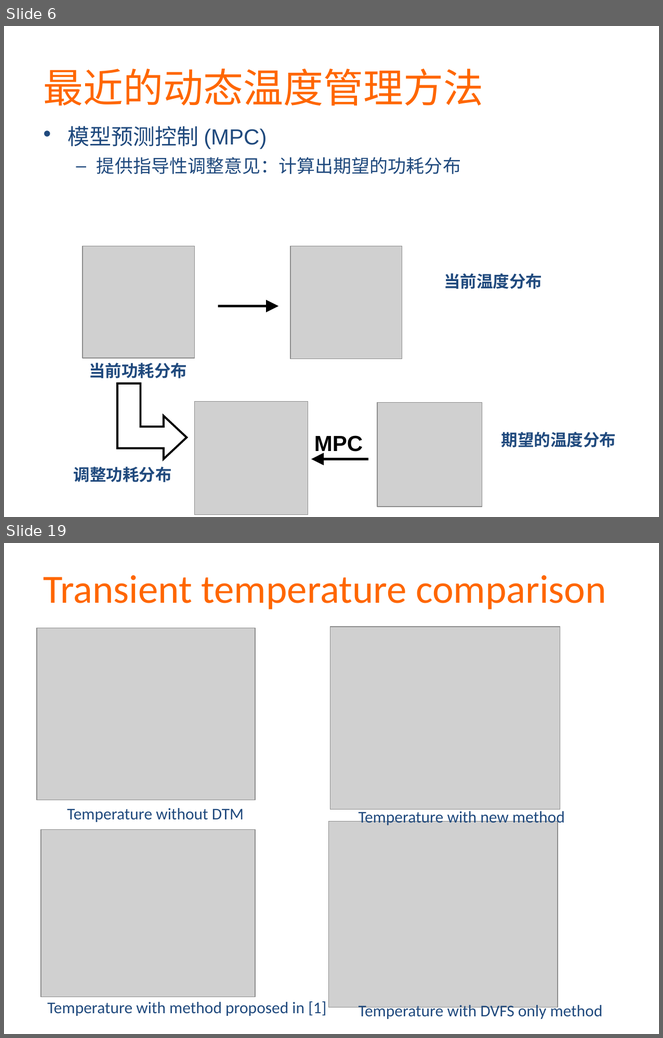
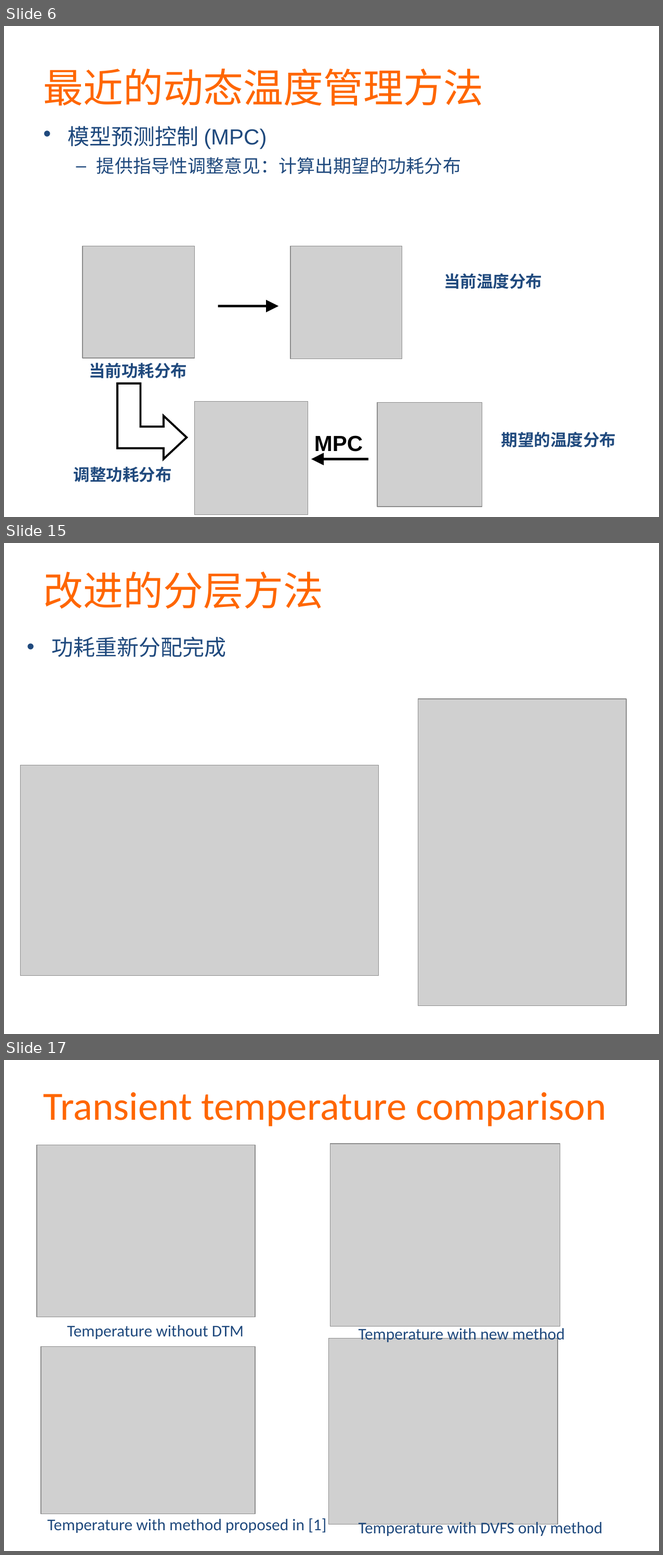
Before and after one commit to martian9/xin-yuan-houqin, a slide deck: ppt/majian.pptx. Shown one above the other, each under a label of ours: slides 6 and 19 before the commit, slides 6, 15 and 17 after it; the slides between them are not shown. The pictures are 663x1038 and 663x1555 pixels, drawn with LibreOffice and Linux fonts; fonts in the diff are those of the drawing; grey boxes stand for pictures. Boxes give left, top, right and bottom in pixels: in the first picture for what was removed or moved away, otherwise in the second. Text is boxed around its words. In the diff, an @@ line names an element or a change of style, - is before the commit and + after.

```diff
--- a/ppt/majian.pptx
+++ b/ppt/majian.pptx
@@ slide 15 added at (4, 543, 659, 1034), background #FFFFFF @@
@@ text added at (43, 572, 323, 609), 44 pt, text #FF6600 @@
+改进的分层方法
@@ text added at (51, 637, 226, 657), 24 pt, text #1F497D @@
+• 功耗重新分配完成
@@ picture added at (418, 699, 626, 1006) @@
@@ picture added at (21, 765, 379, 976) @@
@@ what was slide 19 is now slide 17 @@
```
Also in this commit, not shown: 6 slides changed, 5 other slides added, 8 slides removed.
